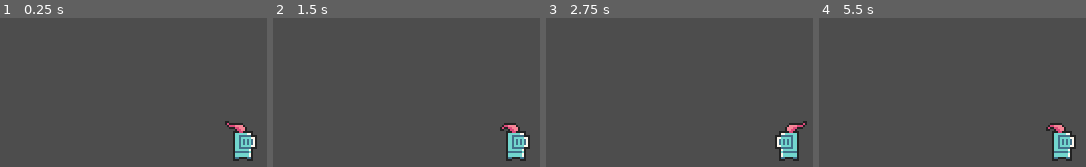
Above: before the commit, frames 1-4 (left to right).
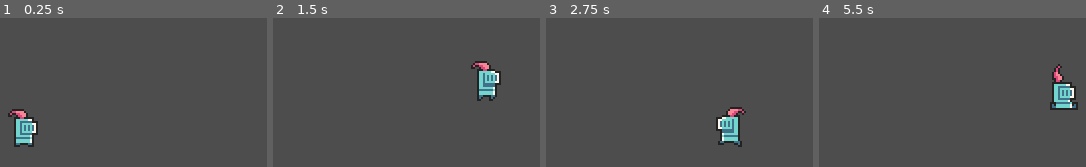
Above: after the commit, the same moments.

Repository: dionisio-ht/Game
Game: Godot game, scene res://scene/game.tscn
Two runs of this game, one before a commit and one after it. Both use one fixed random seed, a clock stepped at 60 frames per second and the inputs below.
Inputs:
- Up to frame 1 (0.25 s): no input
- Up to frame 2 (1.5 s): tap Enter (ui_accept) at 0.5, 0.6, 0.77, 1.07, 1.35 s; hold Right (ui_right) from 0.53 s (still down)
- Up to frame 3 (2.75 s): tap Enter (ui_accept) at 1.52, 1.82, 2.1 s; release Right (ui_right) at 2.03 s; hold Left (ui_left) from 2.03 s (still down)
- Up to frame 4 (5.5 s): release Left (ui_left) at 2.78 s; hold Right (ui_right) 2.78-4.28 s; tap Enter (ui_accept) at 2.85, 3.02, 3.32, 3.6, 3.77, 4.07, 4.35, 4.52, 4.82, 5.1 s; hold Left (ui_left) 4.28-5.03 s; hold Right (ui_right) from 5.03 s (still down)

The runs differ from the first frame. In frame 1, 3.9% of the frame differs, in the area x 2-97%, y 61-96%; in frame 2, 3.9%; in frame 3, 3.9%; in frame 4, 4.0%, in the area x 85-98%, y 30-96%.

Commit message:
mudanças no player, câmera e animações

Diff:
--- a/entidades/player.tscn
+++ b/entidades/player.tscn
@@ -118,7 +118,7 @@
 }],
 "loop": false,
 "name": &"queda",
-"speed": 5.0
+"speed": 8.0
 }, {
 "frames": [{
 "duration": 1.0,
@@ -152,9 +152,9 @@
 sprite_frames = SubResource("SpriteFrames_le3lr")
 animation = &"idle"
 autoplay = "idle"
-frame_progress = 0.9469259
 
 [node name="CollisionShape2D" type="CollisionShape2D" parent="." unique_id=1827545666]
+visible = false
 position = Vector2(0, 7.75)
 scale = Vector2(2, 2)
 shape = SubResource("RectangleShape2D_opfg8")
@@ -172,3 +172,6 @@
 target_position = Vector2(7.5, 0)
 
 [node name="Camera2D" type="Camera2D" parent="." unique_id=1469505818]
+limit_left = 0
+limit_top = 0
+limit_bottom = 1000
--- a/scene/game.tscn
+++ b/scene/game.tscn
@@ -15,7 +15,7 @@
 size = Vector2(805, 102)
 
 [sub_resource type="RectangleShape2D" id="RectangleShape2D_p1ry8"]
-size = Vector2(989.5, 102)
+size = Vector2(902.6875, 102)
 
 [node name="Game" type="Node2D" unique_id=358052570]
 
@@ -56,7 +56,7 @@
 rotation = 6.2831855
 
 [node name="CollisionShape2D" type="CollisionShape2D" parent="StaticBody2D5" unique_id=1991480251]
-position = Vector2(64.99992, -277)
+position = Vector2(48.65622, -250.00003)
 shape = SubResource("RectangleShape2D_p1ry8")
 
 [node name="StaticBody2D6" type="StaticBody2D" parent="." unique_id=103200373]
@@ -68,4 +68,4 @@
 debug_color = Color(0.37254903, 0.25882354, 0, 0.41960785)
 
 [node name="Player" parent="." unique_id=1772324300 instance=ExtResource("1_5kiuu")]
-position = Vector2(76, 142)
+position = Vector2(81, 170)
--- a/scene/game2.tscn
+++ b/scene/game2.tscn
@@ -67,4 +67,4 @@
 debug_color = Color(0.37254903, 0.25882354, 0, 0.41960785)
 
 [node name="Player" parent="." unique_id=1772324300 instance=ExtResource("1_5kiuu")]
-position = Vector2(186, 170)
+position = Vector2(202, 175)
--- a/scene/plataforma.tscn
+++ b/scene/plataforma.tscn
@@ -14,7 +14,7 @@
 script = ExtResource("1_h4vnw")
 
 [node name="Player" parent="." unique_id=1772324300 instance=ExtResource("2_1v4vm")]
-position = Vector2(108, 839)
+position = Vector2(39, 853)
 
 [node name="StaticBody2D" type="StaticBody2D" parent="." unique_id=855700625]
 position = Vector2(570, 948)
--- a/scripts/player.gd
+++ b/scripts/player.gd
@@ -5,8 +5,9 @@
 @onready var ray_right: RayCast2D = $ray_right
 @onready var animacao: AnimatedSprite2D = $AnimatedSprite2D
 
+
 ##Velocidade Padrão
-const SPEED = 300.0
+const SPEED = 200.0
 const JUMP_VELOCITY = -400.0
 
 ##Velocidade na Parede
@@ -20,7 +21,18 @@
 ## Vriavel para travar o Movimento no Vetor 'X' ou 'Y'
 var mov_lock := 0.0
 
+##Funções para a Mecanica na Parede
+func start_wall_slide(left, right):
+	is_wall = true
+	velocity.y = min(velocity.y, wall_slide_speed)
+	wall_direction = 1 if left else -1
 
+func stop_wall_slide():
+
+	is_wall = false
+	wall_direction = 0
+
+##Função Main
 func _physics_process(delta: float) -> void:
 	##Timer de bloqueio
 	if mov_lock > 0:
@@ -57,19 +69,25 @@
 		else:
 			velocity.x = move_toward(velocity.x, 0, SPEED)
 
-	##Animações
+	## Flip
 	if direction_Horizontal > 0:
 		animacao.flip_h = false
 	elif direction_Horizontal < 0:
 		animacao.flip_h = true
 
+	## Animações
+	if is_on_floor():
+		if direction_Horizontal != 0:
+			animacao.play("run")
+		else:
+			animacao.play("idle")
+	else:
+		if velocity.y < 0:
+			animacao.play("jump")
+		else:
+			if animacao.animation != ("queda"):
+				animacao.play("queda")
+
+
+
 	move_and_slide()
-
-func start_wall_slide(left, right):
-	is_wall = true
-	velocity.y = min(velocity.y, wall_slide_speed)
-	wall_direction = 1 if left else -1
-
-func stop_wall_slide():
-	is_wall = false
-	wall_direction = 0
